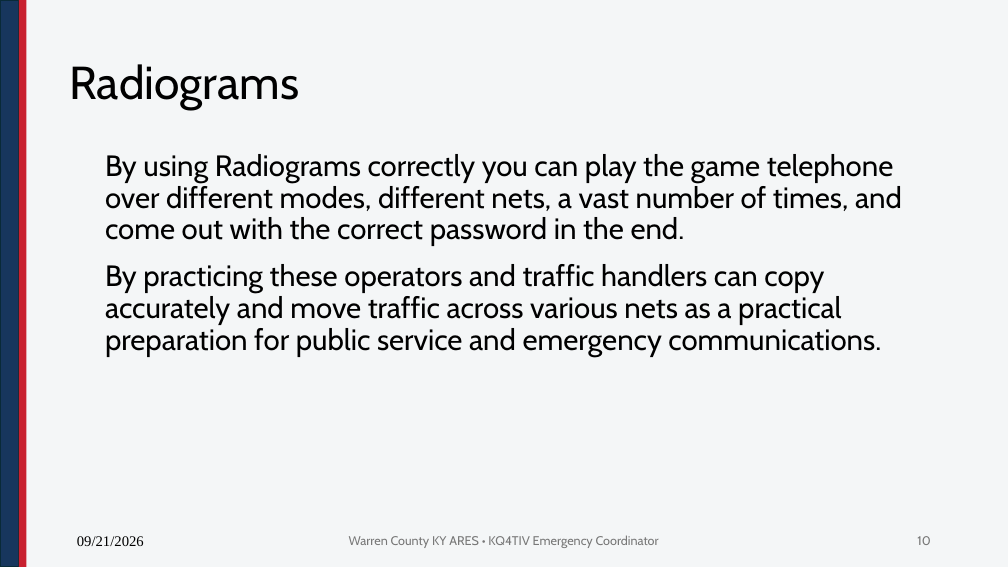
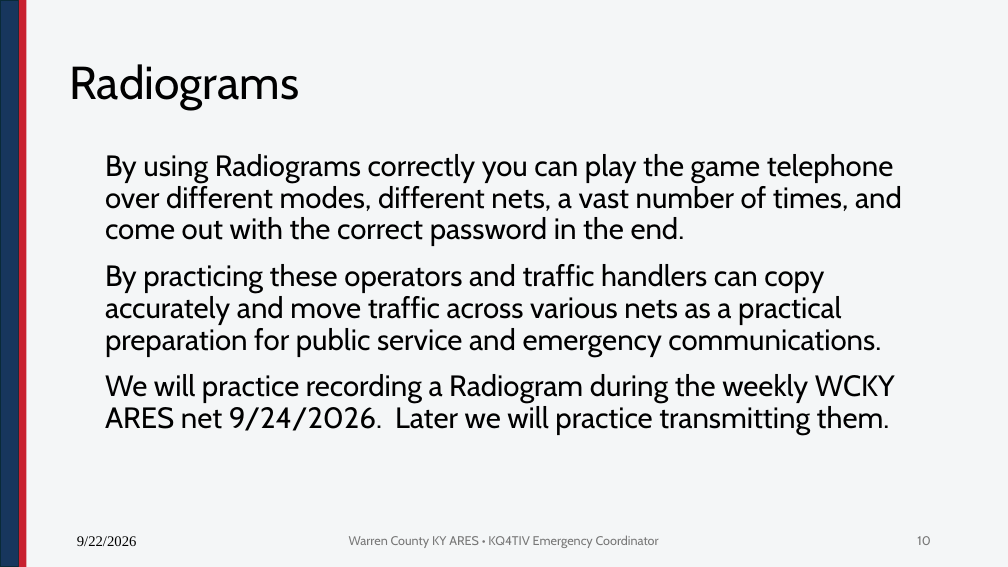
Before and after one commit to nathanielbutts/nathanielbutts.github.io, a slide deck: slide 10 of documents/meetings/KCARC Meeting 20260922.pptx. Drawn at 1008x567 pixels with LibreOffice and Linux fonts; fonts in the diff are those of the drawing; background and template pictures are left out. Boxes give left, top, right and bottom in pixels: in the first picture for what was removed or moved away, otherwise in the second. Text is boxed around its words. In the diff, an @@ line names an element or a change of style, - is before the commit and + after.

Commit message:
updates

```diff
--- a/documents/meetings/KCARC Meeting 20260922.pptx
+++ b/documents/meetings/KCARC Meeting 20260922.pptx
@@ text at (x1=105, y1=374, x2=895, y2=435): paragraph added @@
+We will practice recording a Radiogram during the weekly WCKY ARES net 9/24/2026. Later we will practice transmitting them.
@@ text at (x1=77, y1=536, x2=137, y2=546): text changed @@
-09/21/2026
+9/22/2026
```
Also in this commit, not shown: 8 other slides changed.
